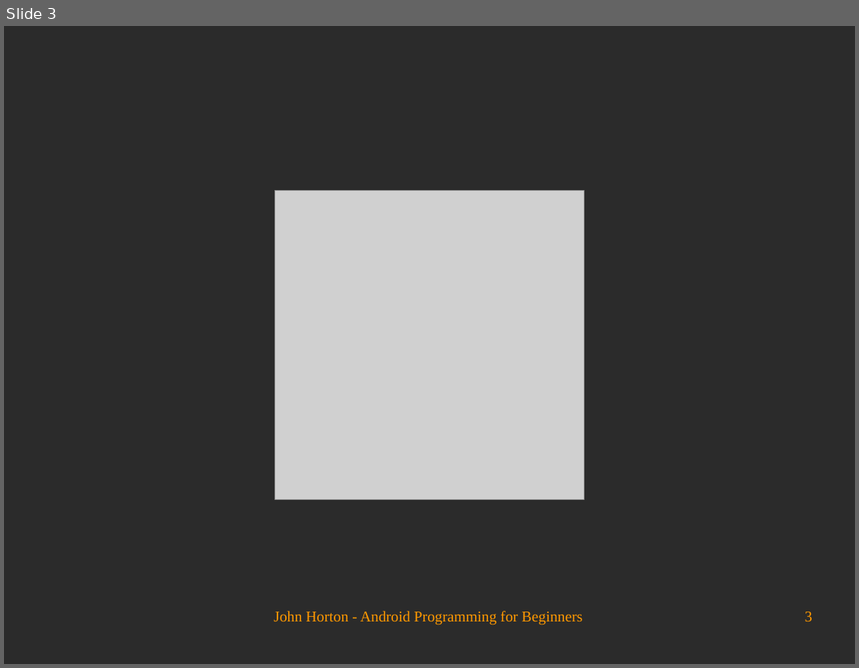
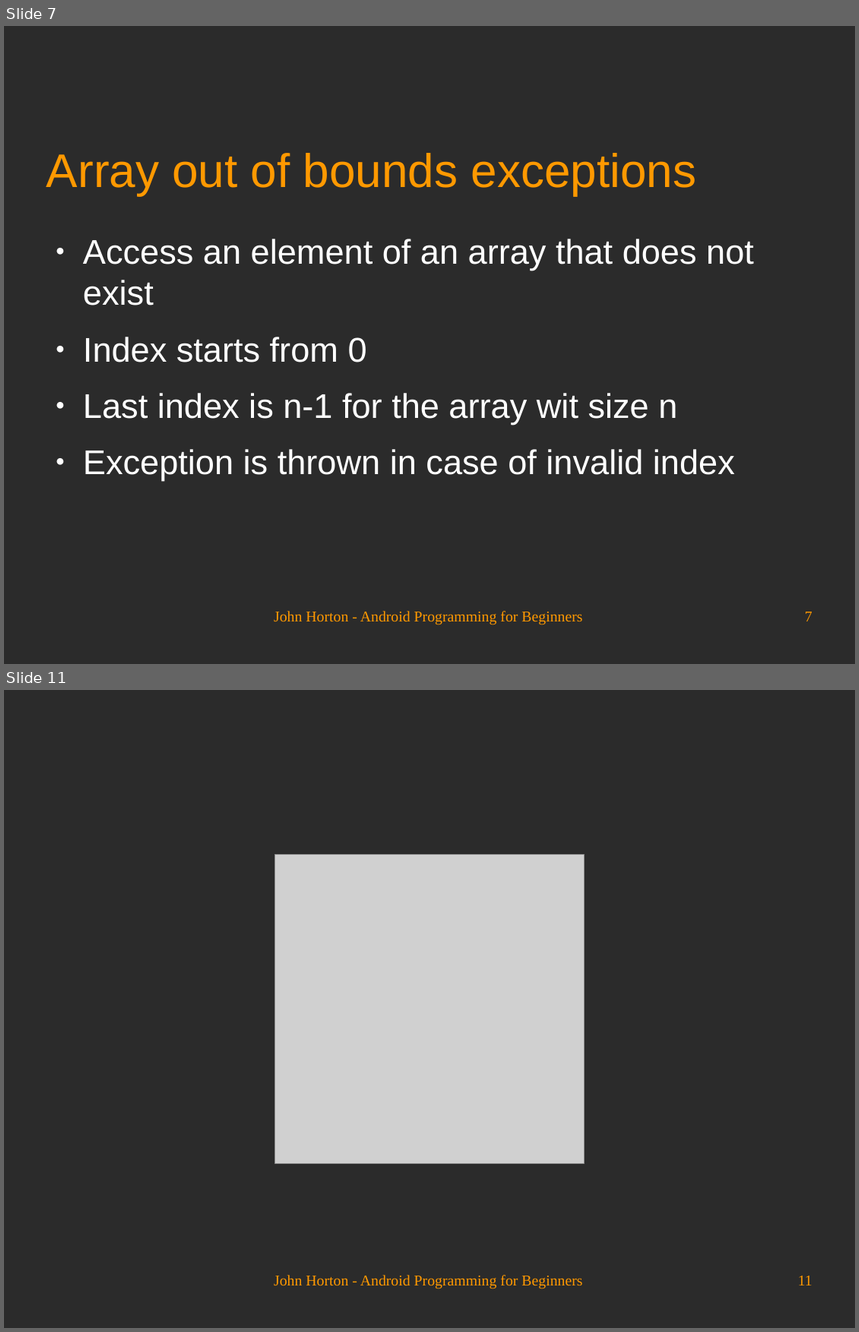
Before and after one commit to Academy-Soft-Intellect/Android-Programming-for-Beginners, a slide deck: 13_Handling_and_Displaying_Arrays_of_Data.odp. Shown one above the other, each under a label of ours: slide 3 before the commit, slides 7 and 11 after it; the slides between them are not shown. The pictures are 859x668 and 859x1332 pixels, drawn with LibreOffice and Linux fonts; fonts in the diff are those of the drawing; grey boxes stand for pictures; background and template pictures are left out; a plain dark background stands for a picture behind light text. Boxes give left, top, right and bottom in pixels: in the first picture for what was removed or moved away, otherwise in the second. Text is boxed around its words. In the diff, an @@ line names an element or a change of style, - is before the commit and + after.

```diff
--- a/13_Handling_and_Displaying_Arrays_of_Data.odp
+++ b/13_Handling_and_Displaying_Arrays_of_Data.odp
@@ slide 7 added at [4,26,855,664], background picture (left out) @@
@@ title added at [47,153,697,195], 44 pt, text #FF9900 @@
+Array out of bounds exceptions
@@ text added at [83,239,754,481], 32 pt, text #FFFFFF @@
+● Access an element of an array that does not exist
+● Index starts from 0
+● Last index is n-1 for the array wit size n
+● Exception is thrown in case of invalid index
@@ text added at [274,611,582,626], 14 pt, text #FF9900 @@
+John Horton - Android Programming for Beginners
@@ page number added at [805,612,813,622], 14 pt, text #FF9900 @@
+7
@@ what was slide 3 is now slide 11 @@
@@ page number at [798,1276,813,1286]: text changed @@
-3
+11
```
Also in this commit, not shown: 2 slides changed, 7 other slides added.
